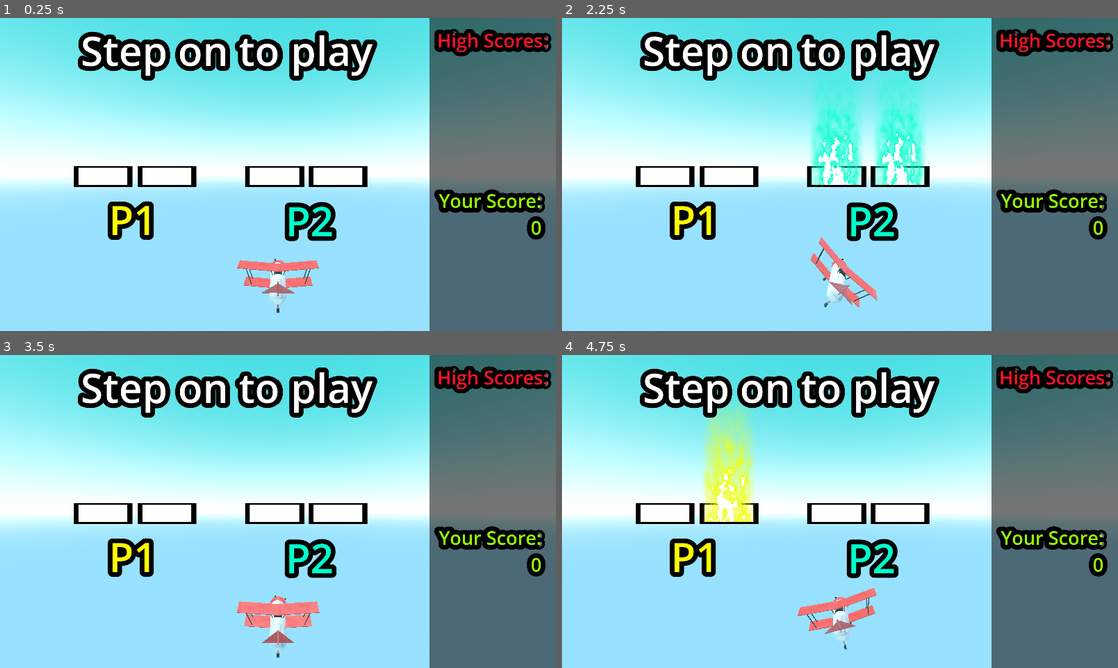
Above: before the commit, frames 1-4 (two rows, left to right).
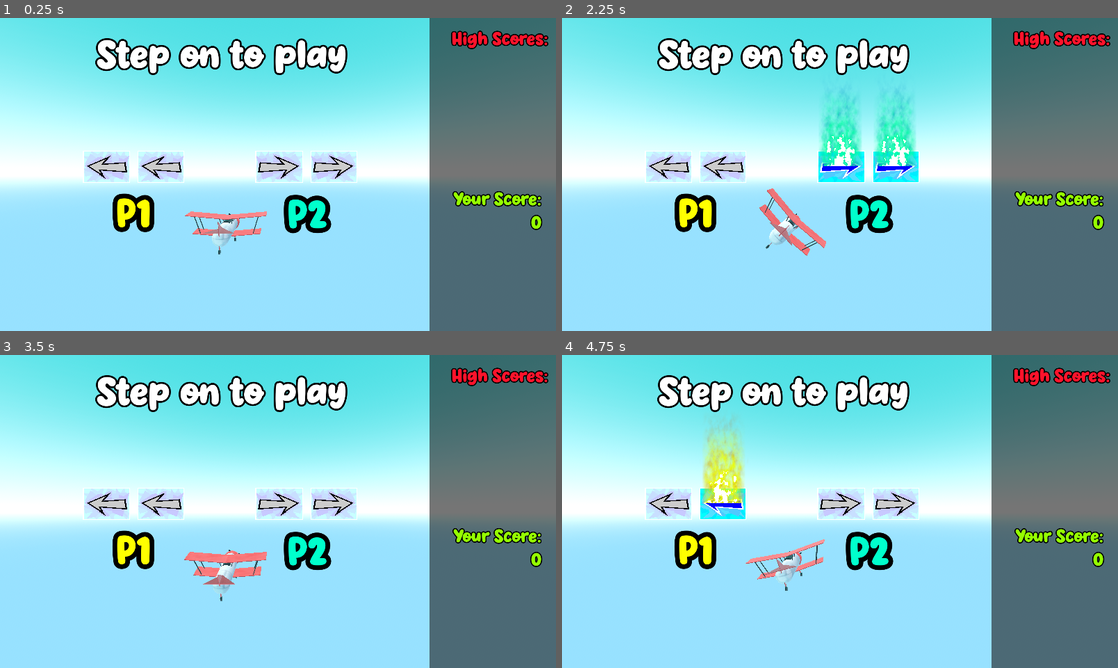
Above: after the commit, the same moments.

Repository: anderada/plane-runners
Game: Godot game, scene res://scenes/main.tscn
Same seed, same stepped clock (60 frames per second), same inputs: the game is played once before the commit and once after it.
Inputs:
- Up to frame 1 (0.25 s): no input
- Up to frame 2 (2.25 s): tap Enter at 0.5 s; hold C (Right1) 0.53-1.28 s; hold M (Down2) 0.53-1.28 s; hold K (Down1) 1.28-2.03 s; tap X (Left2) at 1.35 s; tap Space at 2 s; hold C (Right1) from 2.03 s (still down); hold V (Right2) from 2.03 s (still down)
- Up to frame 3 (3.5 s): release C (Right1) at 2.78 s; release V (Right2) at 2.78 s; hold I (Up1) from 2.78 s (still down); tap 9 (Up2) at 2.85 s
- Up to frame 4 (4.75 s): tap Enter at 3.5 s; release I (Up1) at 3.53 s; hold M (Down2) 3.53-4.28 s; hold Z (Left1) from 3.53 s (still down); tap X (Left2) at 4.35 s

The runs differ from the first frame. In frame 1, 14% of the frame differs, in the area x 13-100%, y 3-95%; in frame 2, 16%, in the area x 13-100%, y 3-93%; in frame 3, 15%; in frame 4, 16%.

Commit message:
UI changes

Diff:
--- a/plane-runer/scenes/main.tscn
+++ b/plane-runer/scenes/main.tscn
@@ -35,14 +35,13 @@
 [node name="Camera3D" type="Camera3D" parent="."]
 transform = Transform3D(1, 0, 0, 0, 1, 0, 0, 0, 1, 0, 0, 6.53541)
 script = ExtResource("2_jyhfs")
-shakeIntensity = 0.01
 
 [node name="DirectionalLight3D" type="DirectionalLight3D" parent="."]
 transform = Transform3D(-0.00131979, -0.999973, 0.00721176, 0.214098, 0.00676198, 0.976789, -0.976811, 0.00283318, 0.214083, 0, -3.68678, -8.74228e-08)
 
 [node name="Plane" parent="." instance=ExtResource("3_jyhfs")]
 unique_name_in_owner = true
-transform = Transform3D(1, 0, 0, 0, 1, 0, 0, 0, 1, 0, -3, 0)
+transform = Transform3D(1, 0, 0, 0, 1, 0, 0, 0, 1, -1.5, -1.5, 0)
 iFrames = 200
 
 [node name="Boundaries" type="Node3D" parent="."]
--- a/plane-runer/scenes/ui.tscn
+++ b/plane-runer/scenes/ui.tscn
@@ -1,11 +1,23 @@
-[gd_scene load_steps=10 format=3 uid="uid://dkfc35o8p12rs"]
+[gd_scene load_steps=13 format=3 uid="uid://dkfc35o8p12rs"]
 
 [ext_resource type="Script" uid="uid://cluj7fmovssj3" path="res://scripts/ui.gd" id="1_wm3ai"]
 [ext_resource type="Theme" uid="uid://datm4mvnqk4ql" path="res://theme.tres" id="2_8dubc"]
-[ext_resource type="Texture2D" uid="uid://bc46au2fs4g48" path="res://Sprites/Heart-icon.png" id="2_wm3ai"]
 [ext_resource type="Shader" uid="uid://cya14id1idpfa" path="res://shaders/ui-fire.gdshader" id="2_x4jx1"]
+[ext_resource type="Texture2D" uid="uid://bao4mvcdei07b" path="res://heart prototype.png" id="3_p7vwb"]
+[ext_resource type="Texture2D" uid="uid://d2e6evp7b0e7n" path="res://ARROW2-unpressed.png" id="4_p7vwb"]
 [ext_resource type="Texture2D" uid="uid://dwb302d67mem5" path="res://Sprites/noise_combined.png" id="4_wm3ai"]
-[ext_resource type="Texture2D" uid="uid://bs02113qf45ky" path="res://Sprites/tile2.png" id="6_8dubc"]
+[ext_resource type="Texture2D" uid="uid://kbhakn03bgv6" path="res://ARROW2-pressed.png" id="5_ktti3"]
+
+[sub_resource type="ShaderMaterial" id="ShaderMaterial_ktti3"]
+resource_local_to_scene = true
+shader = ExtResource("2_x4jx1")
+shader_parameter/noise_image = ExtResource("4_wm3ai")
+shader_parameter/speed = 0.29
+shader_parameter/flame_middle = Color(0.77395856, 0.15564677, 0, 1)
+shader_parameter/flame_edge = Color(0.7661904, 0.37958518, 0, 1)
+shader_parameter/threshold = 0.6
+shader_parameter/intensity = 12.92
+shader_parameter/airyness = 0.725
 
 [sub_resource type="ShaderMaterial" id="ShaderMaterial_8dubc"]
 resource_local_to_scene = true
@@ -18,13 +30,24 @@
 shader_parameter/intensity = 16.73
 shader_parameter/airyness = 0.135
 
+[sub_resource type="ShaderMaterial" id="ShaderMaterial_cgfq5"]
+resource_local_to_scene = true
+shader = ExtResource("2_x4jx1")
+shader_parameter/noise_image = ExtResource("4_wm3ai")
+shader_parameter/speed = 0.29
+shader_parameter/flame_middle = Color(0.56436056, 0.0037555462, 0.9380161, 1)
+shader_parameter/flame_edge = Color(5.7756904e-07, 0.5385845, 0.77295965, 1)
+shader_parameter/threshold = 0.6
+shader_parameter/intensity = 12.92
+shader_parameter/airyness = 0.725
+
 [sub_resource type="ShaderMaterial" id="ShaderMaterial_p7vwb"]
 resource_local_to_scene = true
 shader = ExtResource("2_x4jx1")
 shader_parameter/noise_image = ExtResource("4_wm3ai")
 shader_parameter/speed = 0.63
 shader_parameter/flame_middle = Color(1, 1, 1, 1)
-shader_parameter/flame_edge = Color(0, 1, 0.79999995, 1)
+shader_parameter/flame_edge = Color(0, 1, 0.6333332, 1)
 shader_parameter/threshold = 0.975
 shader_parameter/intensity = 16.73
 shader_parameter/airyness = 0.135
@@ -55,30 +78,33 @@
 theme = ExtResource("2_8dubc")
 
 [node name="Heart1" type="Sprite2D" parent="Game UI"]
-position = Vector2(75.85, 75.85)
+position = Vector2(93.85, 92.85)
 scale = Vector2(0.4832031, 0.4832031)
-texture = ExtResource("2_wm3ai")
+texture = ExtResource("3_p7vwb")
 
 [node name="Heart2" type="Sprite2D" parent="Game UI"]
-position = Vector2(220.85, 75.85)
+position = Vector2(250.94804, 92.8873)
 scale = Vector2(0.4832031, 0.4832031)
-texture = ExtResource("2_wm3ai")
+texture = ExtResource("3_p7vwb")
 
 [node name="Heart3" type="Sprite2D" parent="Game UI"]
-position = Vector2(363, 75.85)
+position = Vector2(407, 92)
 scale = Vector2(0.4832031, 0.4832031)
-texture = ExtResource("2_wm3ai")
+texture = ExtResource("3_p7vwb")
 
 [node name="Points" type="Label" parent="Game UI"]
 layout_mode = 0
-offset_left = 821.0
-offset_top = -28.0
-offset_right = 1901.0
-offset_bottom = 172.0
+offset_left = 817.0
+offset_top = 4.0
+offset_right = 1897.0
+offset_bottom = 204.0
+theme_override_colors/font_outline_color = Color(0, 0, 0, 1)
+theme_override_constants/outline_size = 60
 text = "5000"
 horizontal_alignment = 2
 
 [node name="Menu" type="Control" parent="."]
+visible = false
 layout_mode = 3
 anchors_preset = 15
 anchor_right = 1.0
@@ -98,110 +124,142 @@
 offset_bottom = -83.0
 
 [node name="Tile" type="Sprite2D" parent="Menu/Control"]
-position = Vector2(649, 671)
-scale = Vector2(0.80000246, 0.4800049)
-texture = ExtResource("6_8dubc")
+position = Vector2(659, 637)
+scale = Vector2(0.15, 0.1)
+texture = ExtResource("4_p7vwb")
 
 [node name="Indicator" type="Node2D" parent="Menu/Control/Tile"]
 
 [node name="Tile5" type="Sprite2D" parent="Menu/Control/Tile/Indicator"]
-texture = ExtResource("6_8dubc")
+texture = ExtResource("5_ktti3")
+
+[node name="Fire3" type="Sprite2D" parent="Menu/Control/Tile/Indicator"]
+texture_filter = 1
+texture_repeat = 2
+material = SubResource("ShaderMaterial_ktti3")
+position = Vector2(20, -1650)
+scale = Vector2(2.196, 6.4020004)
+texture = ExtResource("4_wm3ai")
 
 [node name="Fire2" type="Sprite2D" parent="Menu/Control/Tile/Indicator"]
 texture_filter = 1
 texture_repeat = 2
 material = SubResource("ShaderMaterial_8dubc")
-position = Vector2(-2.499939, -391.66284)
-scale = Vector2(0.50883895, 1.740528)
+position = Vector2(20, -1340)
+scale = Vector2(2.19636, 5.182345)
 texture = ExtResource("4_wm3ai")
 
 [node name="Tile2" type="Sprite2D" parent="Menu/Control"]
-position = Vector2(870, 671)
-scale = Vector2(0.80000246, 0.4800049)
-texture = ExtResource("6_8dubc")
+position = Vector2(847, 637)
+scale = Vector2(0.15, 0.1)
+texture = ExtResource("4_p7vwb")
 
 [node name="Indicator" type="Node2D" parent="Menu/Control/Tile2"]
 
 [node name="Tile5" type="Sprite2D" parent="Menu/Control/Tile2/Indicator"]
-texture = ExtResource("6_8dubc")
+texture = ExtResource("5_ktti3")
+
+[node name="Fire3" type="Sprite2D" parent="Menu/Control/Tile2/Indicator"]
+texture_filter = 1
+texture_repeat = 2
+material = SubResource("ShaderMaterial_ktti3")
+position = Vector2(20, -1650)
+scale = Vector2(2.196, 6.402001)
+texture = ExtResource("4_wm3ai")
 
 [node name="Fire2" type="Sprite2D" parent="Menu/Control/Tile2/Indicator"]
 texture_filter = 1
 texture_repeat = 2
 material = SubResource("ShaderMaterial_8dubc")
-position = Vector2(-2.499939, -391.66284)
-scale = Vector2(0.50883895, 1.740528)
+position = Vector2(20, -1340)
+scale = Vector2(2.19636, 5.182345)
 texture = ExtResource("4_wm3ai")
 
 [node name="Tile3" type="Sprite2D" parent="Menu/Control"]
-position = Vector2(1241, 671)
-scale = Vector2(0.80000246, 0.4800049)
-texture = ExtResource("6_8dubc")
+position = Vector2(1255, 637)
+scale = Vector2(-0.15, 0.1)
+texture = ExtResource("4_p7vwb")
 
 [node name="Indicator" type="Node2D" parent="Menu/Control/Tile3"]
 
 [node name="Tile5" type="Sprite2D" parent="Menu/Control/Tile3/Indicator"]
-texture = ExtResource("6_8dubc")
+texture = ExtResource("5_ktti3")
+
+[node name="Fire3" type="Sprite2D" parent="Menu/Control/Tile3/Indicator"]
+texture_filter = 1
+texture_repeat = 2
+material = SubResource("ShaderMaterial_cgfq5")
+position = Vector2(20, -1650)
+scale = Vector2(2.196, 6.402001)
+texture = ExtResource("4_wm3ai")
 
 [node name="Fire2" type="Sprite2D" parent="Menu/Control/Tile3/Indicator"]
 texture_filter = 1
 texture_repeat = 2
 material = SubResource("ShaderMaterial_p7vwb")
-position = Vector2(-2.499939, -391.66284)
-scale = Vector2(0.50883895, 1.740528)
+position = Vector2(20, -1340)
+scale = Vector2(2.19636, 5.182345)
 texture = ExtResource("4_wm3ai")
 
 [node name="Tile4" type="Sprite2D" parent="Menu/Control"]
-position = Vector2(1459, 671)
-scale = Vector2(0.80000246, 0.4800049)
-texture = ExtResource("6_8dubc")
+position = Vector2(1443, 637)
+scale = Vector2(-0.15, 0.1)
+texture = ExtResource("4_p7vwb")
 
 [node name="Indicator" type="Node2D" parent="Menu/Control/Tile4"]
 
 [node name="Tile5" type="Sprite2D" parent="Menu/Control/Tile4/Indicator"]
-texture = ExtResource("6_8dubc")
+texture = ExtResource("5_ktti3")
+
+[node name="Fire3" type="Sprite2D" parent="Menu/Control/Tile4/Indicator"]
+texture_filter = 1
+texture_repeat = 2
+material = SubResource("ShaderMaterial_cgfq5")
+position = Vector2(20, -1650)
+scale = Vector2(2.196, 6.402001)
+texture = ExtResource("4_wm3ai")
 
 [node name="Fire2" type="Sprite2D" parent="Menu/Control/Tile4/Indicator"]
 texture_filter = 1
 texture_repeat = 2
 material = SubResource("ShaderMaterial_p7vwb")
-position = Vector2(-2.499939, -391.66284)
-scale = Vector2(0.50883895, 1.740528)
-texture = ExtResource("4_wm3ai")
-
-[node name="Prompt" type="Label" parent="Menu"]
-layout_mode = 0
-offset_left = 206.0
-offset_top = 16.0
-offset_right = 1286.0
-offset_bottom = 216.0
-theme_override_colors/font_outline_color = Color(0, 0, 0, 1)
-theme_override_constants/outline_size = 65
-text = "Step on to play"
-horizontal_alignment = 2
-
-[node name="P1" type="Label" parent="Menu/Prompt"]
-layout_mode = 0
-offset_left = -744.0
-offset_top = 582.0
-offset_right = 336.0
-offset_bottom = 782.0
+position = Vector2(20, -1340)
+scale = Vector2(2.19636, 5.182345)
+texture = ExtResource("4_wm3ai")
+
+[node name="P1" type="Label" parent="Menu/Control"]
+layout_mode = 0
+offset_left = -268.0
+offset_top = 711.0
+offset_right = 812.0
+offset_bottom = 911.0
 theme_override_colors/font_color = Color(1, 1, 0, 1)
 theme_override_colors/font_outline_color = Color(0, 0, 0, 1)
 theme_override_constants/outline_size = 65
 text = "P1"
 horizontal_alignment = 2
 
-[node name="P2" type="Label" parent="Menu/Prompt"]
-layout_mode = 0
-offset_left = -135.0
-offset_top = 586.0
-offset_right = 945.0
-offset_bottom = 786.0
+[node name="P2" type="Label" parent="Menu/Control"]
+layout_mode = 0
+offset_left = 341.0
+offset_top = 715.0
+offset_right = 1421.0
+offset_bottom = 915.0
 theme_override_colors/font_color = Color(0, 1, 0.79999995, 1)
 theme_override_colors/font_outline_color = Color(0, 0, 0, 1)
 theme_override_constants/outline_size = 65
 text = "P2"
+horizontal_alignment = 2
+
+[node name="Prompt" type="Label" parent="Menu"]
+layout_mode = 0
+offset_left = 116.0
+offset_top = 41.0
+offset_right = 1196.0
+offset_bottom = 241.0
+theme_override_colors/font_outline_color = Color(0, 0, 0, 1)
+theme_override_constants/outline_size = 25
+text = "Step on to play"
 horizontal_alignment = 2
 
 [node name="Control2" type="Control" parent="Menu"]
@@ -227,7 +285,7 @@
 offset_bottom = 23.0
 theme_override_colors/font_color = Color(0.5833334, 1, 0, 1)
 theme_override_colors/font_outline_color = Color(0, 0, 0, 1)
-theme_override_constants/outline_size = 65
+theme_override_constants/outline_size = 15
 text = "Your score"
 horizontal_alignment = 2
 
@@ -239,6 +297,6 @@
 offset_bottom = -529.0
 theme_override_colors/font_color = Color(0.99999994, 0.0741991, 0.1706737, 1)
 theme_override_colors/font_outline_color = Color(0, 0, 0, 1)
-theme_override_constants/outline_size = 60
+theme_override_constants/outline_size = 15
 text = "High Scores"
 horizontal_alignment = 2
--- a/plane-runer/scripts/camera.gd
+++ b/plane-runer/scripts/camera.gd
@@ -1,14 +1,14 @@
 extends Camera3D
 
-@export var shakeTime = 50
-var shakeTimer = 0
-@export var shakeIntensity = 0.1
+@export var shakeTime = 0.5
+var shakeTimer = 0.0
+@export var shakeIntensity = 0.5
 
 func _physics_process(_delta: float) -> void:
-	shakeTimer -= 1
+	shakeTimer -= _delta
 	if shakeTimer >= 0:
 		@warning_ignore("integer_division")
-		position.y = (shakeTimer % (shakeTime / 7)) * shakeIntensity
+		position.y = sin(shakeTimer * 50) * shakeIntensity
 
 func camera_shake()->void:
 	shakeTimer = shakeTime
--- a/plane-runer/scripts/plane.gd
+++ b/plane-runer/scripts/plane.gd
@@ -36,7 +36,7 @@
 	state = get_tree().get_root().get_node("main").gameState
 
 func reset_position() -> void:
-	position = Vector3(0,-3,0)
+	position = Vector3(-1.5,-1.5,0)
 
 func get_input() -> void:
 	acceleration.x = 0
--- a/plane-runer/scripts/ui.gd
+++ b/plane-runer/scripts/ui.gd
@@ -24,7 +24,7 @@
 	hiscore.text = "High Scores:\n"
 	var i = 0
 	for ranking in hiscores:
-		if(i == 3):
+		if(i == 5):
 			break
 		hiscore.text = hiscore.text + str(ranking) + "\n"
 		i += 1
--- a/plane-runer/theme.tres
+++ b/plane-runer/theme.tres
@@ -1,7 +1,7 @@
 [gd_resource type="Theme" load_steps=2 format=3 uid="uid://datm4mvnqk4ql"]
 
-[sub_resource type="SystemFont" id="SystemFont_wvktn"]
+[ext_resource type="FontFile" uid="uid://ctywq8ojii7ch" path="res://Super Joyful.ttf" id="1_e1x85"]
 
 [resource]
-default_font = SubResource("SystemFont_wvktn")
+default_font = ExtResource("1_e1x85")
 default_font_size = 140
Binary file added: plane-runer/ARROW2-pressed.png
Not shown, added: plane-runer/ARROW2-pressed.png.import
Binary file added: plane-runer/ARROW2-unpressed.png
Not shown, added: plane-runer/ARROW2-unpressed.png.import
Binary file added: plane-runer/Super Joyful.ttf
Not shown, added: plane-runer/Super Joyful.ttf.import
Binary file added: plane-runer/heart prototype.png
Not shown, added: plane-runer/heart prototype.png.import
